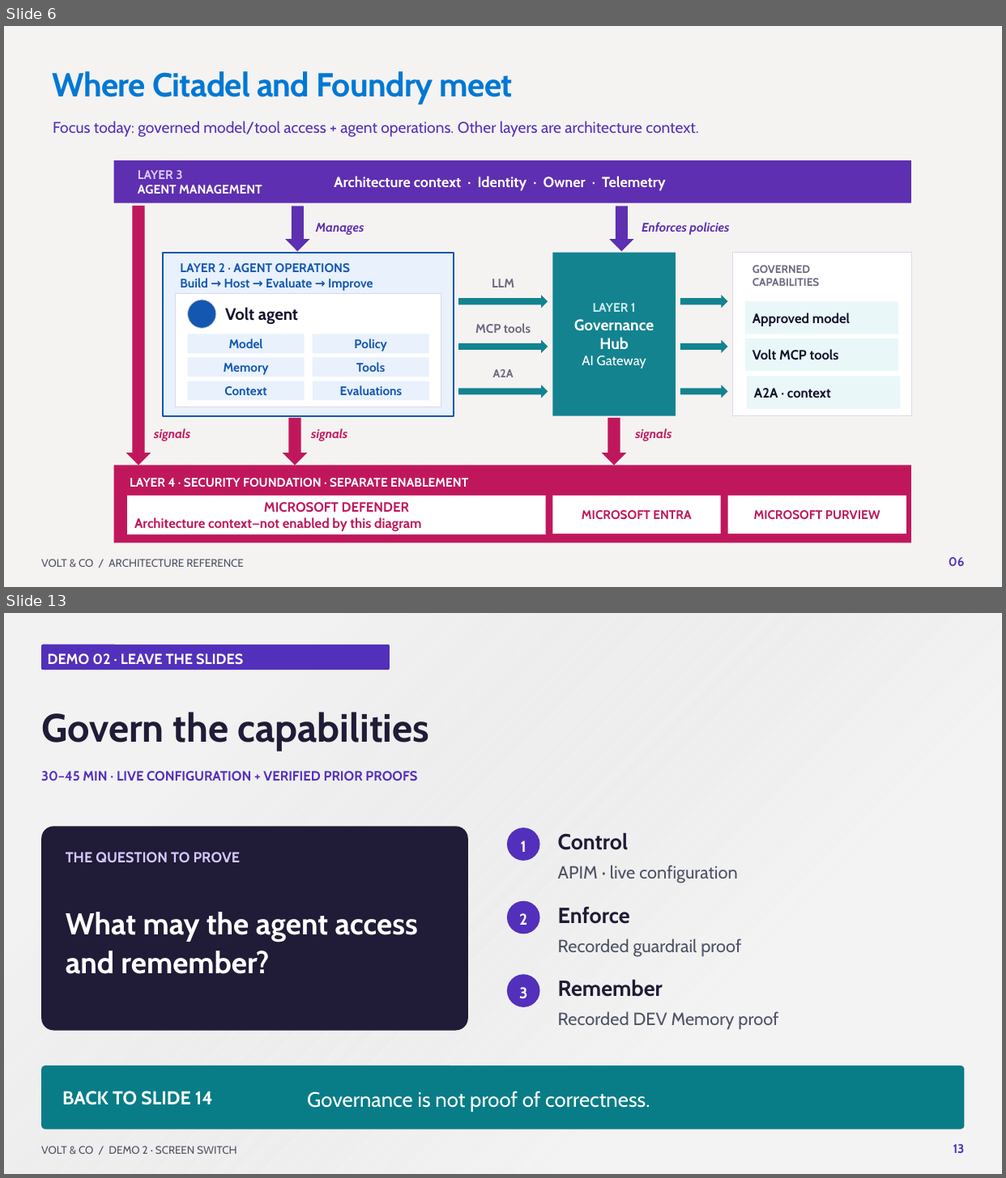
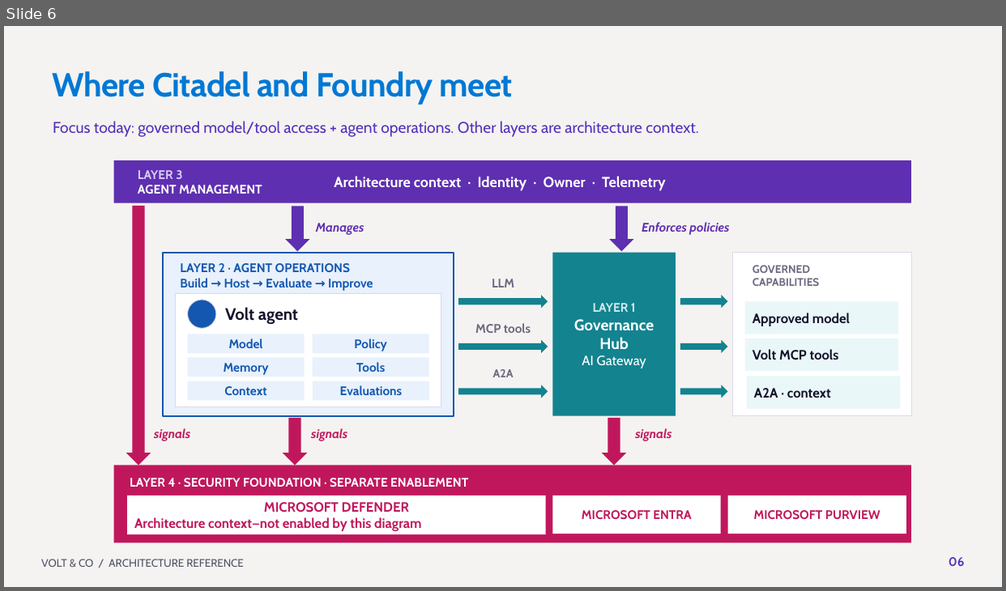
Before and after one commit to SridharArrabelly/foundry-showcase, a slide deck: presentation/Volt & Co - Governed and improving agents.pptx. Shown one above the other, each under a label of ours: slides 6 and 13 before the commit, slide 6 after it; the slides between them are not shown. The pictures are 1006x1178 and 1006x591 pixels, drawn with LibreOffice and Linux fonts; fonts in the diff are those of the drawing; background and template pictures are left out. Boxes give left, top, right and bottom in pixels: in the first picture for what was removed or moved away, otherwise in the second. Text is boxed around its words. In the diff, an @@ line names an element or a change of style, - is before the commit and + after.

```diff
--- a/presentation/Volt & Co - Governed and improving agents.pptx
+++ b/presentation/Volt & Co - Governed and improving agents.pptx
@@ slide 13 removed at (4,613,1002,1174), background #FFFFFF @@
@@ rectangle removed at (4,613,1002,1174) @@
@@ rounded rectangle removed at (41,645,390,670) @@
@@ text removed at (48,653,243,665) @@
-DEMO 02 · LEAVE THE SLIDES
@@ text removed at (41,712,430,752) @@
-Govern the capabilities
@@ text removed at (41,771,417,781) @@
-30–45 MIN · LIVE CONFIGURATION + VERIFIED PRIOR PROOFS
@@ rounded rectangle removed at (41,826,468,1031) @@
@@ ellipse removed at (507,828,540,861) @@
@@ text removed at (66,852,241,863) @@
-THE QUESTION TO PROVE
@@ text removed at (521,841,526,852) @@
-1
@@ text removed at (558,833,628,850) @@
-Control
@@ text removed at (558,865,737,884) @@
-APIM · live configuration
@@ ellipse removed at (507,901,540,934) @@
@@ text removed at (66,912,418,974) @@
-What may the agent access and remember?
@@ text removed at (519,914,527,925) @@
-2
@@ text removed at (558,906,630,924) @@
-Enforce
@@ text removed at (558,939,741,957) @@
-Recorded guardrail proof
@@ ellipse removed at (507,974,540,1007) @@
@@ text removed at (519,987,527,999) @@
-3
@@ text removed at (558,979,663,997) @@
-Remember
@@ text removed at (558,1012,778,1030) @@
-Recorded DEV Memory proof
@@ rounded rectangle removed at (41,1066,965,1130) @@
@@ text removed at (62,1091,213,1105) @@
-BACK TO SLIDE 14
@@ text removed at (307,1091,650,1111) @@
-Governance is not proof of correctness.
@@ text removed at (41,1146,236,1154) @@
-VOLT & CO / DEMO 2 · SCREEN SWITCH
@@ text removed at (953,1144,965,1153) @@
-13
```
Also in this commit, not shown: 2 slides changed, 21 slides added, 19 other slides removed, 36 other files.
